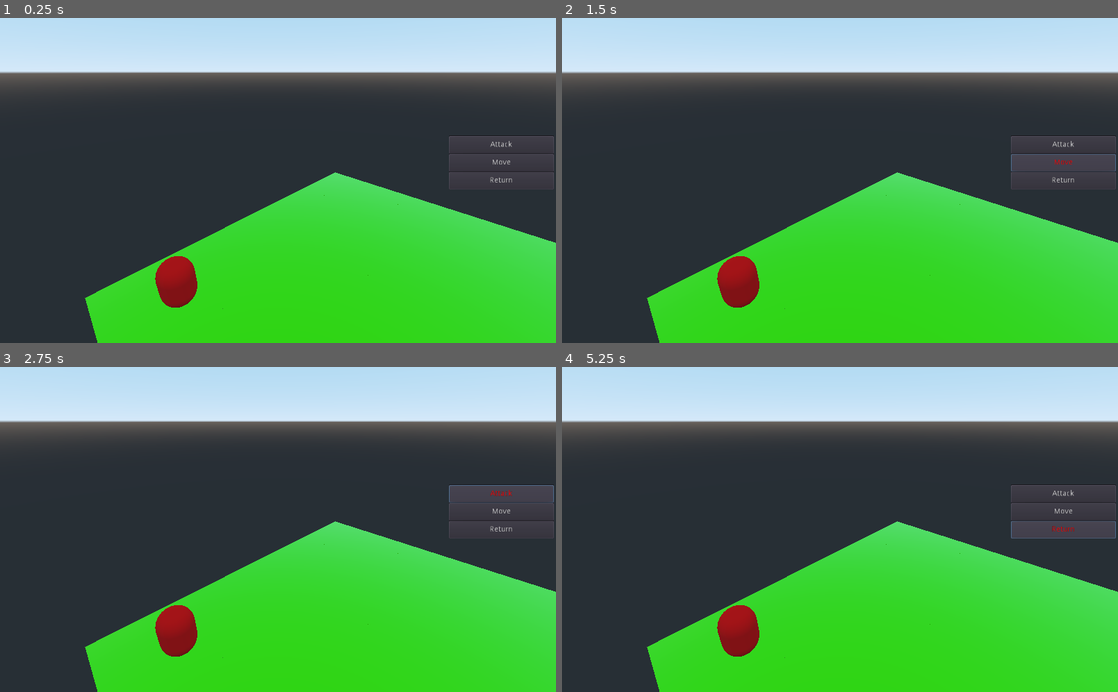
Above: before the commit, frames 1-4 (two rows, left to right).
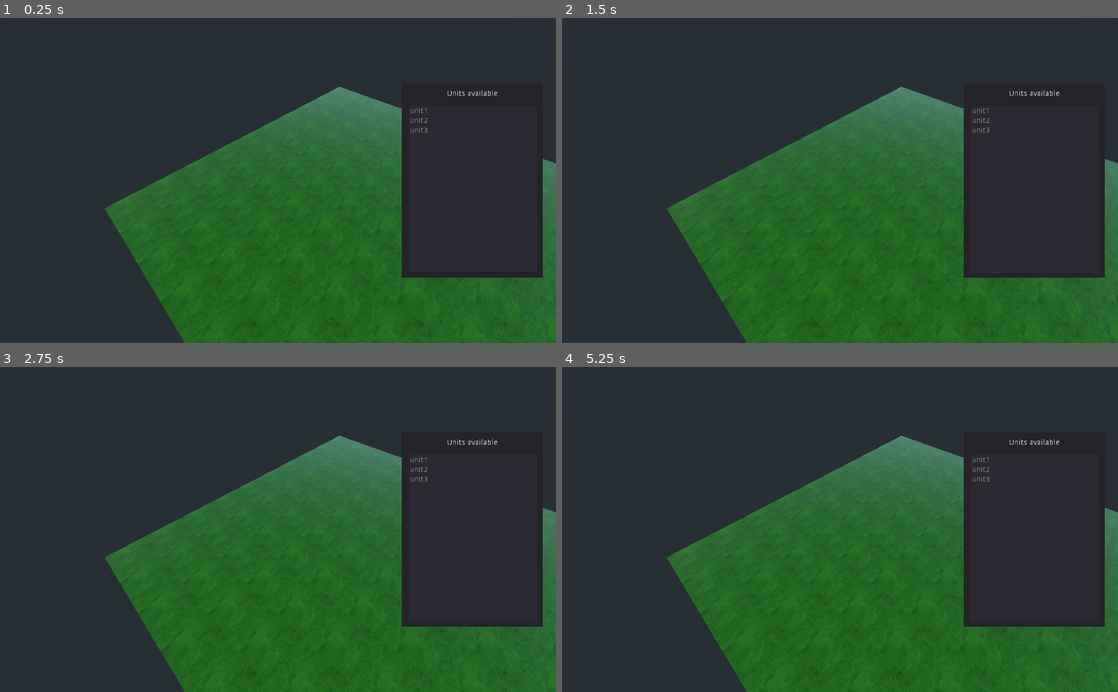
Above: after the commit, the same moments.

Repository: godisntheradio/GuardiaoMotores
Game: Godot game, scene res://Objects/Main.tscn
The game is run twice, just before and just after one commit, with the same random seed, the same clock (stepped at 60 frames per second) and the same inputs.
Inputs (mouse positions are in pixels of both pictures, inside the frame that each line leads up to):
- Up to frame 1 (0.25 s): no input
- Up to frame 2 (1.5 s): click (1062, 144) at 0.5 s, where only the run before the commit has a clickable "Attack"; click (1062, 164) at 1.25 s, where only the run before the commit has a clickable "Move"
- Up to frame 3 (2.75 s): click (500, 493) at 2 s, where only the run before the commit has a clickable "Attack"
- Up to frame 4 (5.25 s): click (1062, 513) at 2.75 s, where only the run before the commit has a clickable "Move"; click (1062, 493) at 3.5 s, where only the run before the commit has a clickable "Attack"; click (1062, 513) at 4.25 s, where only the run before the commit has a clickable "Move"; click (1062, 529) at 5 s, where only the run before the commit has a clickable "Return"

The runs differ from the first frame. In frame 1, 67% of the frame differs, in the area x 0-100%, y 0-100%; in frame 2, 67%; in frame 3, 67%; in frame 4, 67%.

Commit message:
metade da implementação de posicionar unidades

Diff:
--- /dev/null
+++ b/Project/DeployUnitsWindow.gd
@@ -0,0 +1,10 @@
+extends Control
+onready var item_list = get_node("Panel/ItemList")
+func _ready():
+	item_list.connect("item_selected",get_tree().get_root().get_node("Main/BattleManager"),"_on_selected_from_list")
+
+	item_list.set_same_column_width(true)
+	item_list.set_max_text_lines(50)
+	item_list.set_auto_height(true)
+	for unit in PlayerData.available_units:
+		item_list.add_item(unit.name + "   ")
--- a/Project/Materials/Tile.tres
+++ b/Project/Materials/Tile.tres
@@ -1,21 +1,28 @@
-[gd_resource type="ShaderMaterial" load_steps=2 format=2]
+[gd_resource type="ShaderMaterial" load_steps=4 format=2]
 
 [ext_resource path="res://Shader/tile.shader" type="Shader" id=1]
+[ext_resource path="res://Textures/grass_2.jpg" type="Texture" id=2]
+[ext_resource path="res://Textures/grass_2_norm.jpg" type="Texture" id=3]
 
 [resource]
 resource_local_to_scene = true
 shader = ExtResource( 1 )
-shader_param/albedo = Color( 0.290196, 1, 0, 1 )
-shader_param/specular = null
-shader_param/metallic = null
-shader_param/roughness = null
-shader_param/point_size = null
+shader_param/albedo = Color( 1, 1, 1, 1 )
+shader_param/specular = 0.03
+shader_param/metallic = -0.01
+shader_param/roughness = 0.32
+shader_param/point_size = 0.0
 shader_param/metallic_texture_channel = null
 shader_param/roughness_texture_channel = null
-shader_param/uv1_scale = null
+shader_param/normal_scale = 0.1
+shader_param/uv1_scale = Vector3( 1, 1, 1 )
 shader_param/uv1_offset = null
 shader_param/uv2_scale = null
 shader_param/uv2_offset = null
-shader_param/should_blink = false
-shader_param/blink_color = Plane( 1, 1, 0, 0 )
+shader_param/should_blink = 0.0
+shader_param/blink_color = Plane( 1, 1, 1, 0 )
 shader_param/blink_speed = 10.0
+shader_param/texture_albedo = ExtResource( 2 )
+shader_param/texture_metallic = ExtResource( 3 )
+shader_param/texture_roughness = ExtResource( 3 )
+shader_param/texture_normal = ExtResource( 3 )
--- /dev/null
+++ b/Project/Materials/normal.tres
@@ -0,0 +1,7 @@
+[gd_resource type="SpatialMaterial" format=2]
+
+[resource]
+metallic = 1.0
+metallic_specular = 0.7
+normal_enabled = true
+normal_scale = 1.0
--- a/Project/Objects/Main.tscn
+++ b/Project/Objects/Main.tscn
@@ -5,7 +5,7 @@
 [ext_resource path="res://Objects/Map.tscn" type="PackedScene" id=3]
 [ext_resource path="res://Objects/UI/CommandWindow.tscn" type="PackedScene" id=4]
 [ext_resource path="res://Objects/UI/UnitStatsDisplay.tscn" type="PackedScene" id=5]
-[ext_resource path="res://Objects/Unit.tscn" type="PackedScene" id=6]
+[ext_resource path="res://Objects/UI/DeployUnitsWindow.tscn" type="PackedScene" id=6]
 
 [node name="Main" type="Spatial"]
 
@@ -24,8 +24,8 @@
 margin_bottom = 40.0
 
 [node name="CommandWindow" parent="Control" instance=ExtResource( 4 )]
+visible = false
 
 [node name="UnitStatsDisplay" parent="Control" instance=ExtResource( 5 )]
 
-[node name="Unit" parent="." instance=ExtResource( 6 )]
-transform = Transform( 1, 0, 0, 0, 1, 0, 0, 0, 1, 0, 2.9591, 0.574009 )
+[node name="DeployUnitsWindow" parent="Control" instance=ExtResource( 6 )]
--- a/Project/Objects/PlayerData.tscn
+++ b/Project/Objects/PlayerData.tscn
@@ -1,6 +1,7 @@
 [gd_scene load_steps=2 format=2]
 
-[ext_resource path="res://Script/GameData.gd" type="Script" id=1]
+[ext_resource path="res://Script/PlayerData.gd" type="Script" id=1]
+
 
 [node name="Player" type="Spatial" groups=[
 "Persist",
--- a/Project/Objects/PlayerInput.tscn
+++ b/Project/Objects/PlayerInput.tscn
@@ -7,4 +7,4 @@
 script = ExtResource( 1 )
 
 [node name="Camera" type="Camera" parent="."]
-transform = Transform( 0.707107, 0.298836, -0.640857, 0, 0.906308, 0.422618, 0.707107, -0.298836, 0.640857, 0, 10, 0 )
+transform = Transform( 0.707107, 0.5, -0.5, 0, 0.707107, 0.707107, 0.707107, -0.5, 0.5, 0, 10, 0 )
--- /dev/null
+++ b/Project/Objects/UI/DeployUnitsWindow.tscn
@@ -0,0 +1,31 @@
+[gd_scene load_steps=2 format=2]
+
+[ext_resource path="res://DeployUnitsWindow.gd" type="Script" id=1]
+
+[node name="DeployUnitsWindow" type="Control"]
+anchor_right = 1.0
+anchor_bottom = 1.0
+script = ExtResource( 1 )
+
+[node name="Panel" type="Panel" parent="."]
+margin_left = 740.0
+margin_top = 120.0
+margin_right = 1000.0
+margin_bottom = 480.0
+
+[node name="Label" type="Label" parent="Panel"]
+margin_left = 11.0
+margin_top = 10.0
+margin_right = 250.0
+margin_bottom = 30.0
+text = "Units available"
+align = 1
+valign = 1
+
+[node name="ItemList" type="ItemList" parent="Panel"]
+margin_left = 10.9025
+margin_top = 40.0
+margin_right = 250.902
+margin_bottom = 350.0
+max_text_lines = 6
+same_column_width = true
--- a/Project/Script/BattleManager.gd
+++ b/Project/Script/BattleManager.gd
@@ -1,18 +1,36 @@
 extends Spatial
 
 var UnitClass = preload("res://Objects/Unit.tscn")
+var input
 var map
 
-# Called when the node enters the scene tree for the first time.
+var to_be_positioned
+
 func _ready():
-	#map = get_tree().get_root().get_node("Map") as Map
+	map = get_tree().get_root().get_node("Main/Map")
+	input = get_tree().get_root().get_node("Main/PlayerInput")
 	pass # Replace with function body.
+func _physics_process(delta):
+	if(to_be_positioned != null):
+		if(input.result.size() > 0):
+			var tile = input.result.collider.get_parent()
+			if(tile is Tile):
+				to_be_positioned.global_transform.origin = tile.global_transform.origin + Vector3(0,3.0,0)
+		else:
+			to_be_positioned.global_transform.origin = input.dir.normalized() * 2
+	pass
+func position_unit(new_unit : Unit, tile : Tile):
+	new_unit.translation = tile.global_transform.origin + Vector3(0,5.0,0)
+	pass
 
-func position_unit(new_unit : Unit, tile : Tile):
-	new_unit.translation = tile.pos + Vector3(0,5.0,0)
-	pass
 func make_unit(stats):
 	var instance = UnitClass.instance()
+	get_tree().get_root().get_node("Main").add_child(instance)
 	instance.stats = stats
 	instance.hp = stats.hit_points
 	return instance
+func _on_selected_from_list(index):
+	if(to_be_positioned != null):
+		to_be_positioned.free()
+	to_be_positioned =  make_unit(PlayerData.available_units[index])
+	pass
--- a/Project/Script/GameData.gd
+++ /dev/null
@@ -1,30 +0,0 @@
-extends Spatial
-
-var available_units = []
-
-func _ready():
-	var unit1 = Stats.new()
-	unit1.hit_points = 50
-	unit1.name = "unit1"
-	unit1.attack = 10
-	unit1.defense = 10
-	unit1.magicAtk = 5
-	unit1.magicDef = 5
-	var unit2 = Stats.new()
-	unit1.hit_points = 50
-	unit1.name = "unit2"
-	unit2.attack = 10
-	unit2.defense = 10
-	unit2.magicAtk = 5
-	unit2.magicDef = 5
-	var unit3 = Stats.new()
-	unit1.hit_points = 50
-	unit1.name = "unit3"
-	unit3.attack = 10
-	unit3.defense = 10
-	unit3.magicAtk = 5
-	unit3.magicDef = 5
-	available_units.append(unit1)
-	available_units.append(unit2)
-	available_units.append(unit3)
-	pass
--- a/Project/Script/Map.gd
+++ b/Project/Script/Map.gd
@@ -17,11 +17,6 @@
 			instance.translate(Vector3(translation.x + mesh.size.x * x, 0 , translation.z + mesh.size.z * y ))
 			mapTiles.append(instance)
 			instance.name = instance.name + str(x) + str(y)
-			if(y == 1 && x == 1):
-				var unit = get_tree().get_root().get_node("Main/Unit")
-				unit.global_transform.origin = instance.global_transform.origin
-				unit.translate(Vector3(0,2,0))
-				instance.occupying_unit = unit
 	pass # Replace with function body.
 
 # Called every frame. 'delta' is the elapsed time since the previous frame.
--- /dev/null
+++ b/Project/Script/PlayerData.gd
@@ -0,0 +1,30 @@
+extends Spatial
+
+var available_units = []
+
+func _ready():
+	var unit1 = Stats.new()
+	unit1.hit_points = 50.0
+	unit1.name = "unit1"
+	unit1.attack = 10.0
+	unit1.defense = 10.0
+	unit1.magicAtk = 5.0
+	unit1.magicDef = 5.0
+	var unit2 = Stats.new()
+	unit2.hit_points = 50.0
+	unit2.name = "unit2"
+	unit2.attack = 10.0
+	unit2.defense = 10.0
+	unit2.magicAtk = 5.0
+	unit2.magicDef = 5.0
+	var unit3 = Stats.new()
+	unit3.hit_points = 50.0
+	unit3.name = "unit3"
+	unit3.attack = 10.0
+	unit3.defense = 10.0
+	unit3.magicAtk = 5.0
+	unit3.magicDef = 5.0
+	available_units.append(unit1)
+	available_units.append(unit2)
+	available_units.append(unit3)
+	pass
--- a/Project/Script/PlayerInput.gd
+++ b/Project/Script/PlayerInput.gd
@@ -1,9 +1,12 @@
 extends Spatial
 var camera : Camera
 export var camera_speed : float
+var result
+var dir : Vector3
+var origin : Vector3
 func _ready():
 	camera  = get_node("Camera")
-
+	result = null
 	pass
 func _process(delta):
 	processCameraMovement(delta)
@@ -14,9 +17,9 @@
 func updateRay():
 	var mouse = get_viewport().get_mouse_position()
 	var space_state = get_world().direct_space_state
-	var dir = camera.project_ray_normal(mouse)
-	var origin = camera.project_ray_origin(mouse)
-	var result = space_state.intersect_ray(origin, origin + dir * 250 )
+	dir = camera.project_ray_normal(mouse)
+	origin = camera.project_ray_origin(mouse)
+	result = space_state.intersect_ray(origin, origin + dir * 250 )
 
 func processCameraMovement(delta):
 	var move : Vector3
@@ -31,5 +34,5 @@
 	if(move != Vector3.ZERO):
 		var cameraDir = camera.transform.basis.z.normalized()
 		cameraDir.y = 0.0
-		var result = camera.transform.basis.x.normalized() * move.x + cameraDir * move.z
-		translate(result * delta * camera_speed)
+		var move_result = camera.transform.basis.x.normalized() * move.x + cameraDir * move.z
+		translate(move_result * delta * camera_speed)
--- a/Project/Script/Tile.gd
+++ b/Project/Script/Tile.gd
@@ -4,7 +4,6 @@
 export var terrain_type : int
 export var elevation : float
 export var blocked : bool
-export var pos : Vector3
 
 var occupying_unit
 var hover : bool
@@ -12,7 +11,6 @@
 
 var display
 func _ready():
-	pos = translation + Vector3(0,2.0,0)
 	hover = false
 	material_ref = get_node("MeshInstance").get_surface_material(0)
 	display  = get_tree().get_root().get_node("Main/Control/UnitStatsDisplay")
--- a/Project/Shader/tile.shader
+++ b/Project/Shader/tile.shader
@@ -10,6 +10,8 @@
 uniform vec4 metallic_texture_channel;
 uniform sampler2D texture_roughness : hint_white;
 uniform vec4 roughness_texture_channel;
+uniform sampler2D texture_normal : hint_normal;
+uniform float normal_scale : hint_range(-16,16);
 uniform vec3 uv1_scale;
 uniform vec3 uv1_offset;
 uniform vec3 uv2_scale;
@@ -35,4 +37,6 @@
 	float roughness_tex = dot(texture(texture_roughness,base_uv),roughness_texture_channel);
 	ROUGHNESS = roughness_tex * roughness;
 	SPECULAR = specular;
+	NORMALMAP = texture(texture_normal,base_uv).rgb;
+	NORMALMAP_DEPTH = normal_scale;
 }
--- a/Project/project.godot
+++ b/Project/project.godot
@@ -54,6 +54,10 @@
 run/main_scene="res://Objects/Main.tscn"
 config/icon="res://icon.png"
 
+[autoload]
+
+PlayerData="*res://Objects/PlayerData.tscn"
+
 [input]
 
 move_camera_right={
Binary file added: Project/Textures/grass_2.jpg
Not shown, added: Project/Textures/grass_2.jpg.import
Binary file added: Project/Textures/grass_2_norm.jpg
Not shown, added: Project/Textures/grass_2_norm.jpg.import
